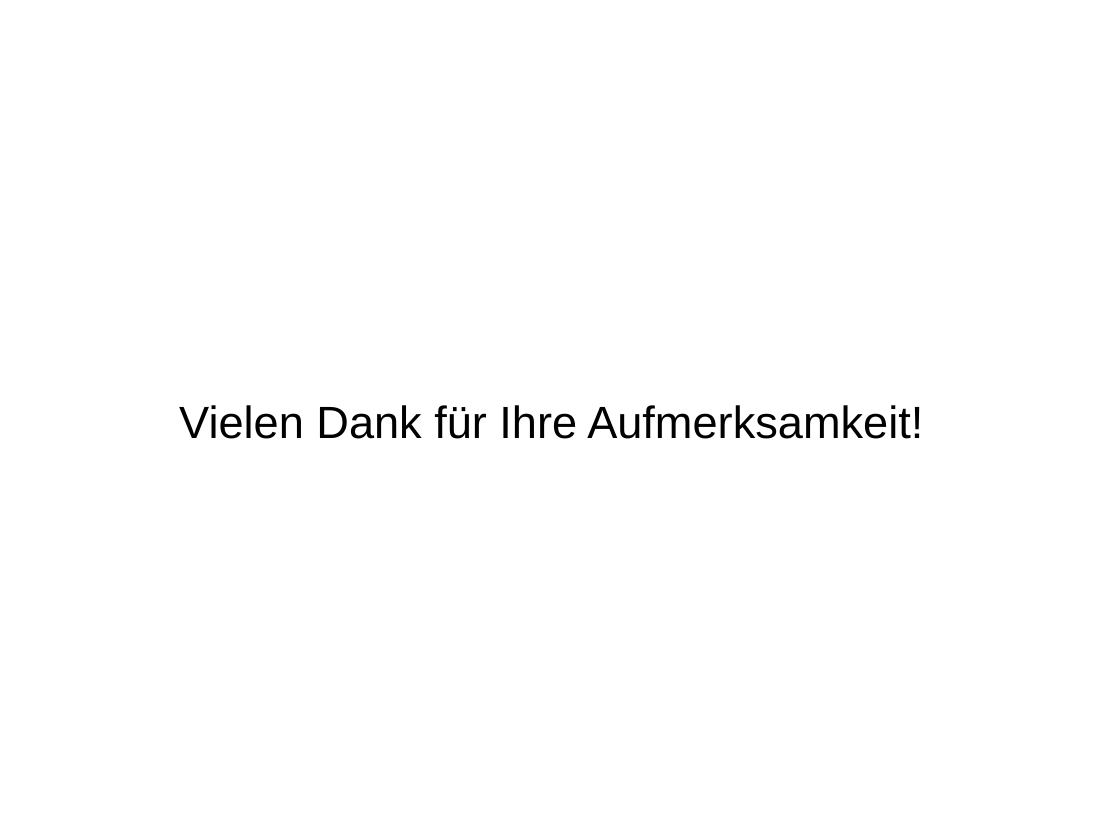
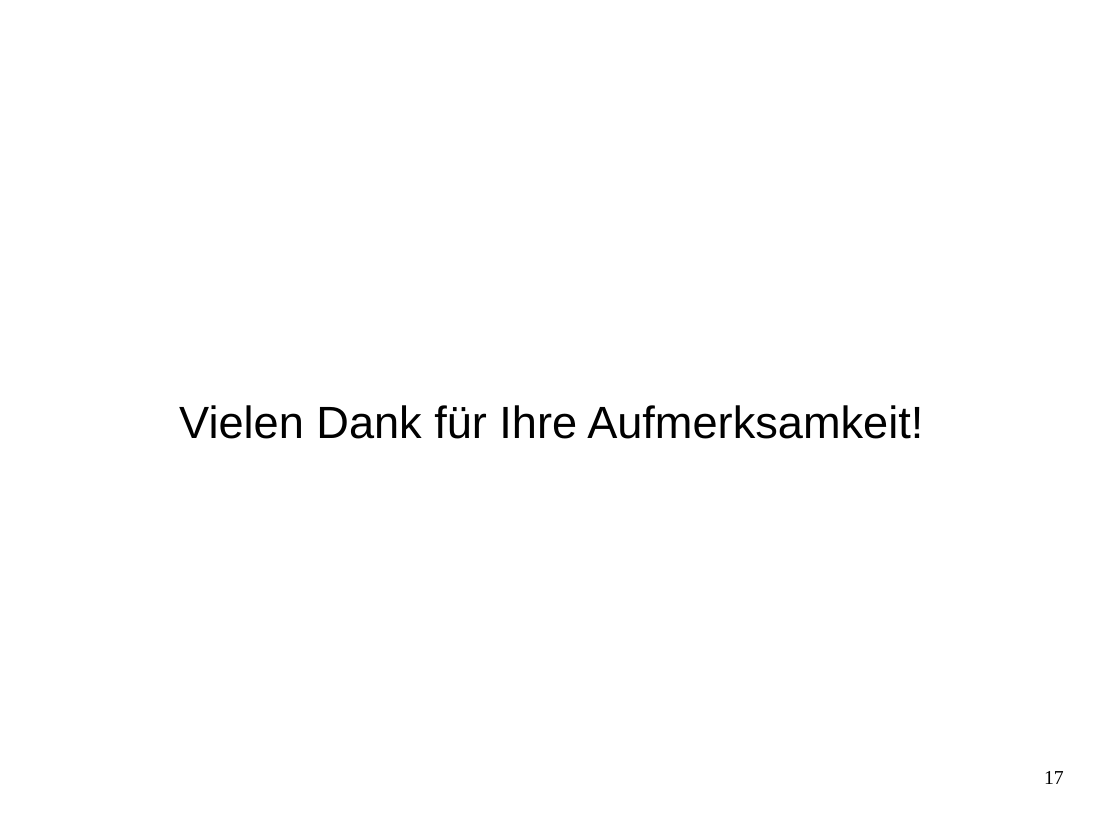
Before and after one commit to PSE-WS1617-IPD-Workflow/PSE_WS1617_IPD_Boehm_Studienplan, a slide deck: slide 17 of Pflichtenheft/Präsentation Pflichtenheft.odp (slide 14 before the commit). Drawn at 1120x840 pixels with LibreOffice and Linux fonts; fonts in the diff are those of the drawing. Boxes give left, top, right and bottom in pixels: in the first picture for what was removed or moved away, otherwise in the second. Text is boxed around its words. In the diff, an @@ line names an element or a change of style, - is before the commit and + after.

```diff
--- a/Pflichtenheft/Präsentation Pflichtenheft.odp
+++ b/Pflichtenheft/Präsentation Pflichtenheft.odp
@@ page number added at bbox=[1044, 771, 1064, 784], 14 pt, text #000000 @@
+17
```
Also in this commit, not shown: 16 slides added, 13 slides removed, 5 other files.
